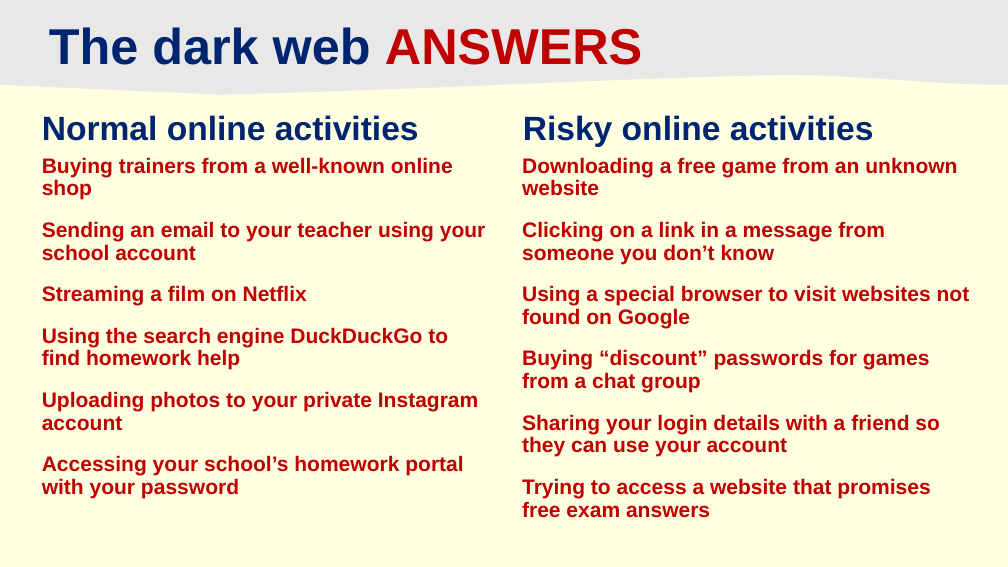
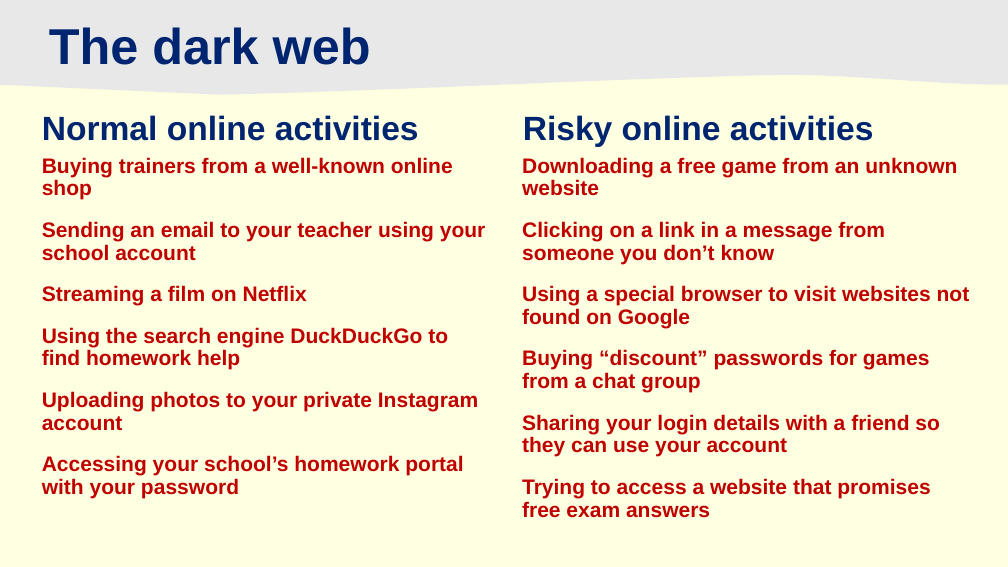
Before and after one commit to JFinnTeacher/TY-Introduction-to-Coding-with-Python, a slide deck: slide 6 of Lesson 05 - Understanding Cyber Threats/05_Cyber_Threats.pptx (slide 7 before the commit). Drawn at 1008x567 pixels with LibreOffice and Linux fonts; fonts in the diff are those of the drawing; background and template pictures are left out. Boxes give left, top, right and bottom in pixels: in the first picture for what was removed or moved away, otherwise in the second. Text is boxed around its words. In the diff, an @@ line names an element or a change of style, - is before the commit and + after.

```diff
--- a/Lesson 05 - Understanding Cyber Threats/05_Cyber_Threats.pptx
+++ b/Lesson 05 - Understanding Cyber Threats/05_Cyber_Threats.pptx
@@ title at (x1=49, y1=27, x2=371, y2=65): text changed @@
-The dark web ANSWERS
+The dark web
```
Also in this commit, not shown: 7 slides removed, 9 other files.
